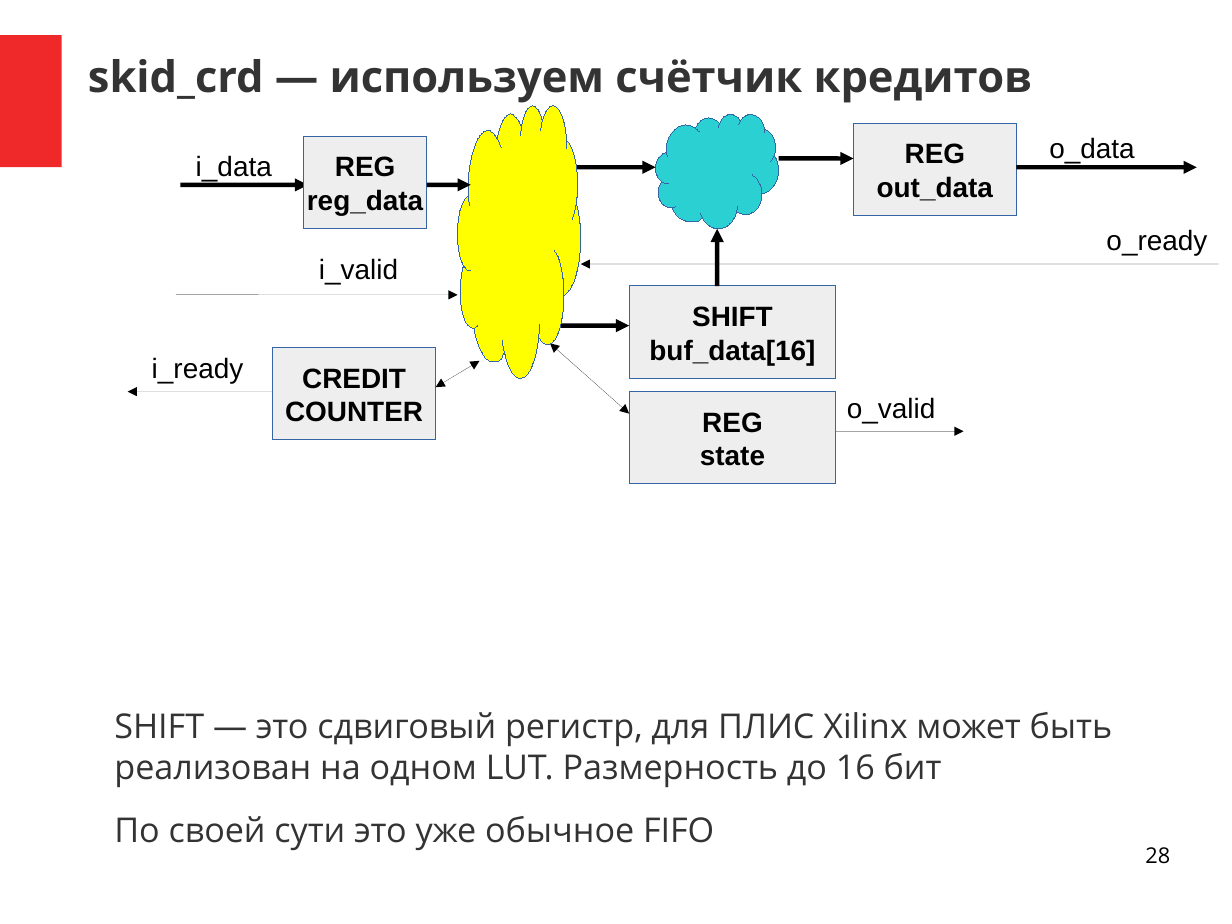
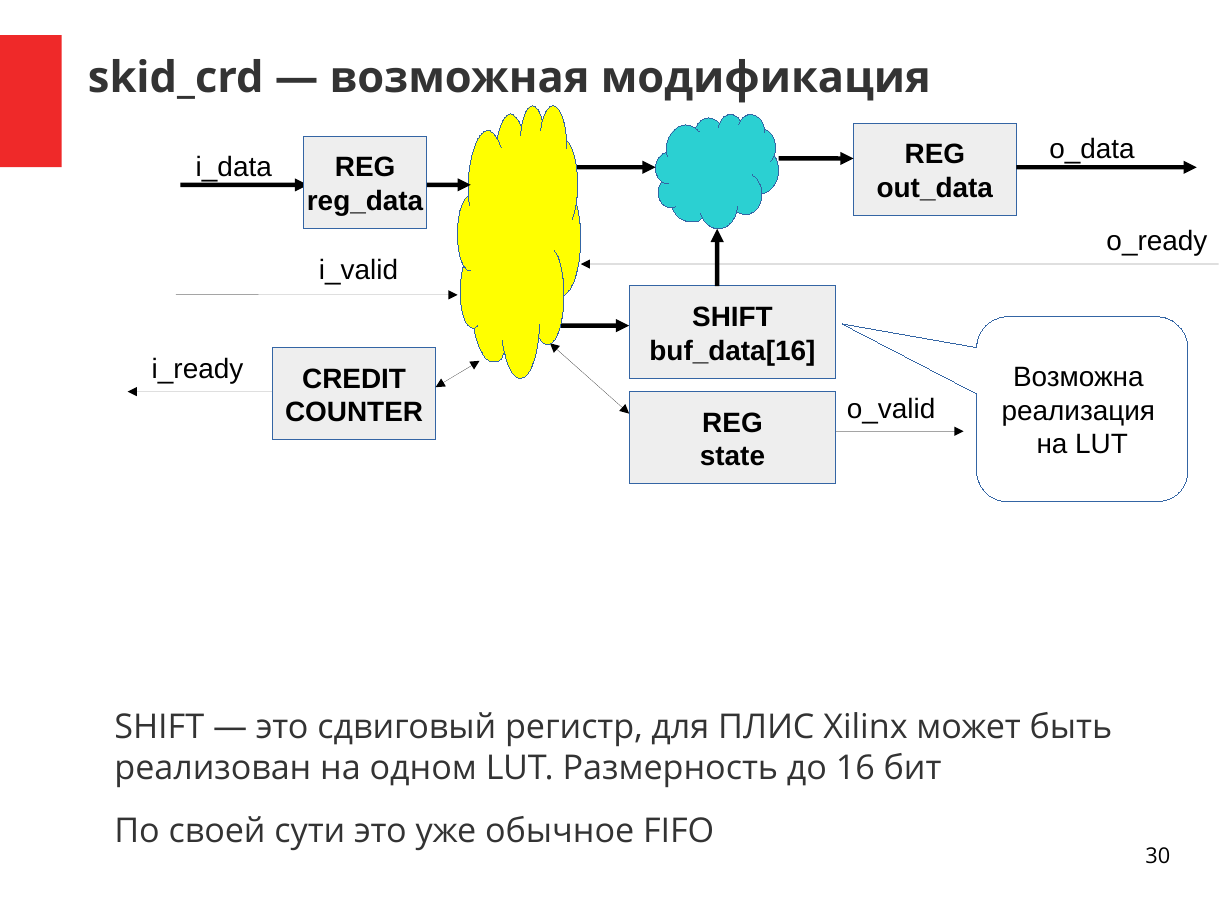
Before and after one commit to DigitalDesignSchool/2021dev, a slide deck: slide 30 of examples/presentation/pr_1.odp (slide 28 before the commit). Drawn at 1232x924 pixels with LibreOffice and Linux fonts; fonts in the diff are those of the drawing. Boxes give left, top, right and bottom in pixels: in the first picture for what was removed or moved away, otherwise in the second. Text is boxed around its words. In the diff, an @@ line names an element or a change of style, - is before the commit and + after.

```diff
--- a/examples/presentation/pr_1.odp
+++ b/examples/presentation/pr_1.odp
@@ title at box(88, 59, 931, 103): text changed @@
-skid_crd — используем счётчик кредитов
+skid_crd — возможная модификация
@@ rounded speech box added at box(977, 316, 1188, 501), fill #FFFFFF, outline #3465A4 0 pt, 18 pt, text #000000 @@
+Возможна
+реализация
+на LUT
@@ page number at box(1145, 847, 1170, 864): text changed @@
-28
+30
```
Also in this commit, not shown: 23 other slides changed, 5 slides added, 2 slides removed, 1 other file.
